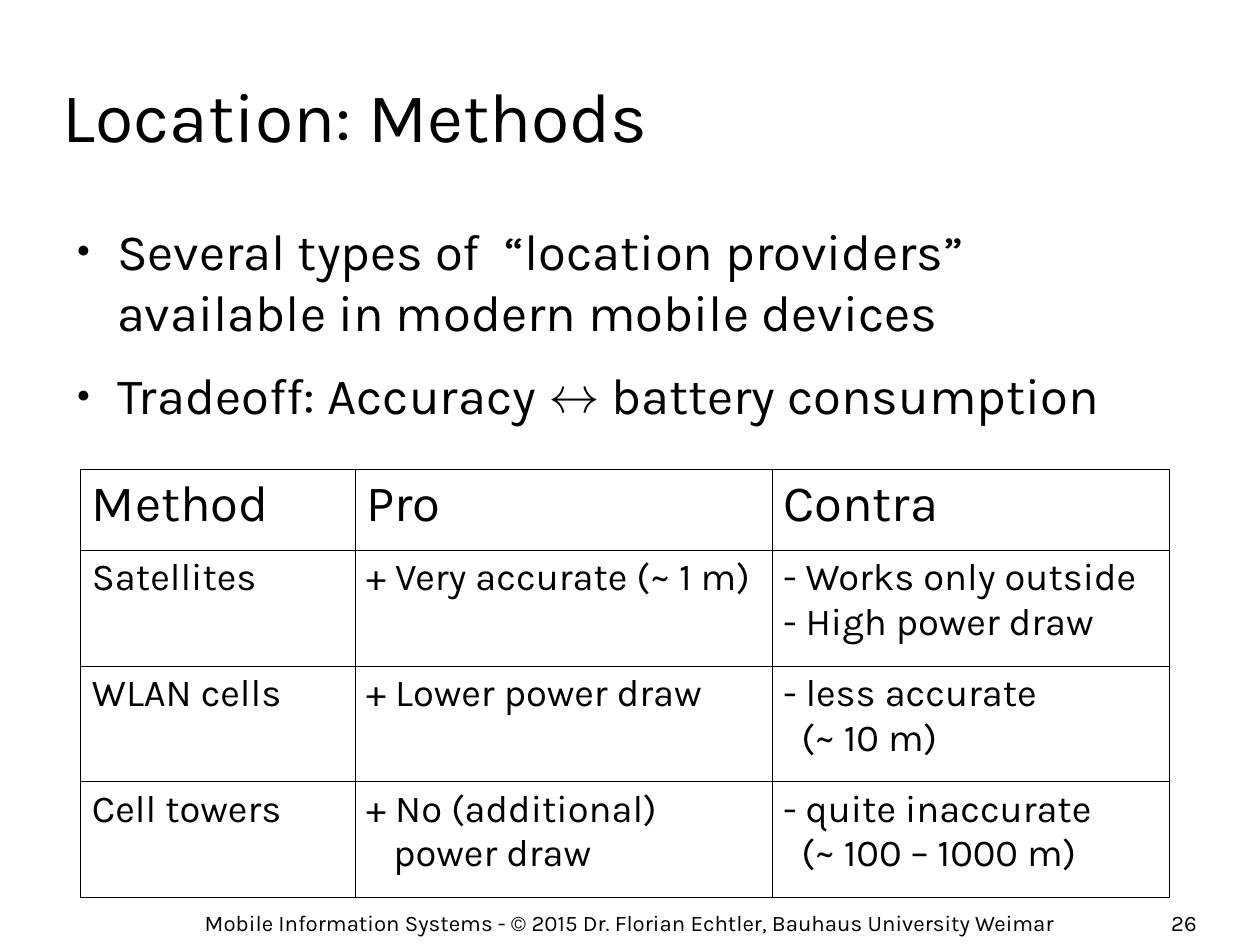
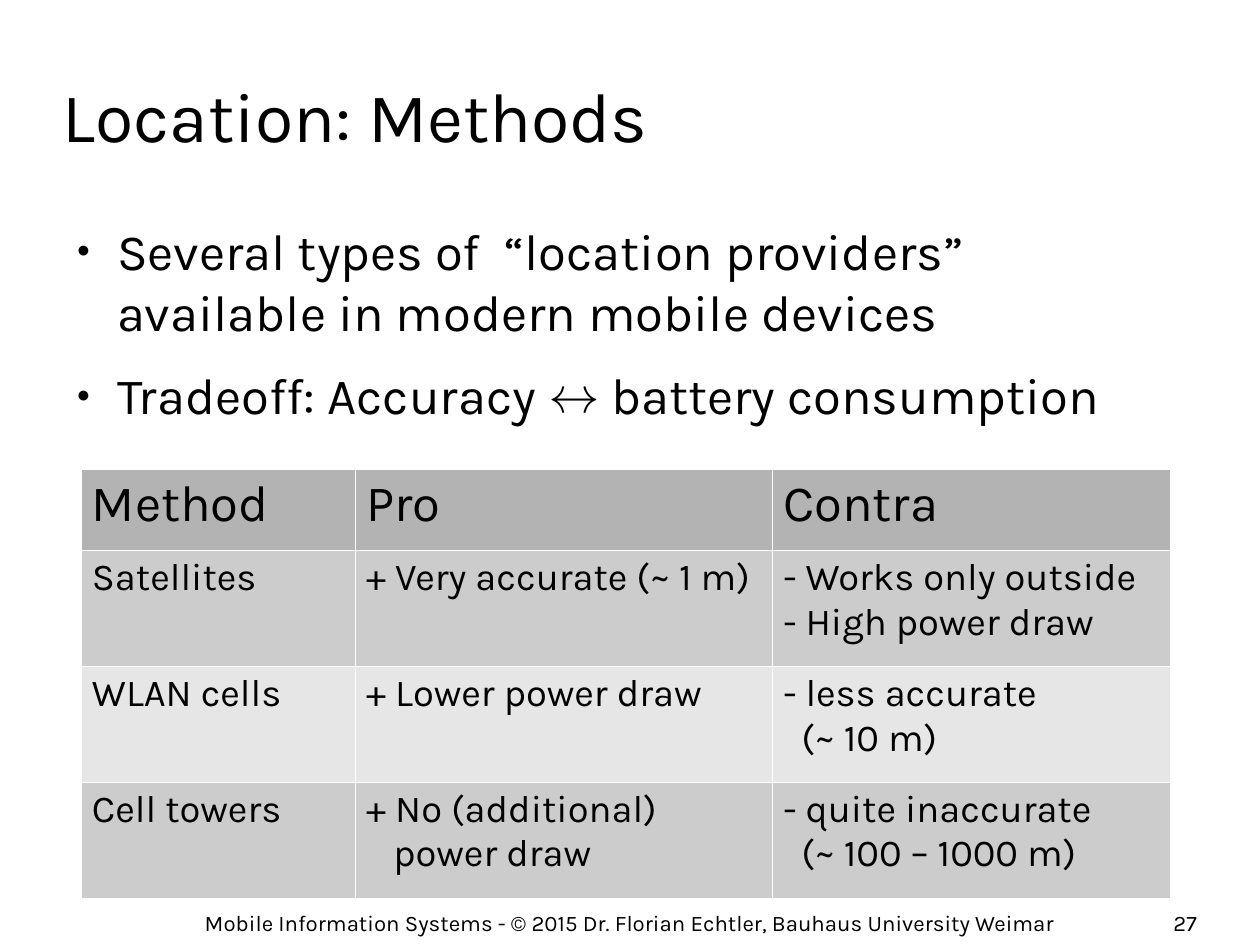
Before and after one commit to floe/mobile-information-systems, a slide deck: slide 27 of 03-networks-and-location.odp (slide 26 before the commit). Drawn at 1260x945 pixels with LibreOffice and Linux fonts; fonts in the diff are those of the drawing; background and template pictures are left out. Boxes give left, top, right and bottom in pixels: in the first picture for what was removed or moved away, otherwise in the second. Text is boxed around its words. In the diff, an @@ line names an element or a change of style, - is before the commit and + after.

```diff
--- a/03-networks-and-location.odp
+++ b/03-networks-and-location.odp
@@ table at (81,470,1171,879) @@
@@ fill none to #B3B3B3 in row 1 @@
@@ fill none to #CCCCCC in 6 cells @@
@@ fill none to #E6E6E6 in row 3 @@
@@ borders changed @@
@@ page number at (1173,917,1196,931): text changed @@
-26
+27
```
Also in this commit, not shown: 6 other slides changed, 1 slide added, 1 other file.
